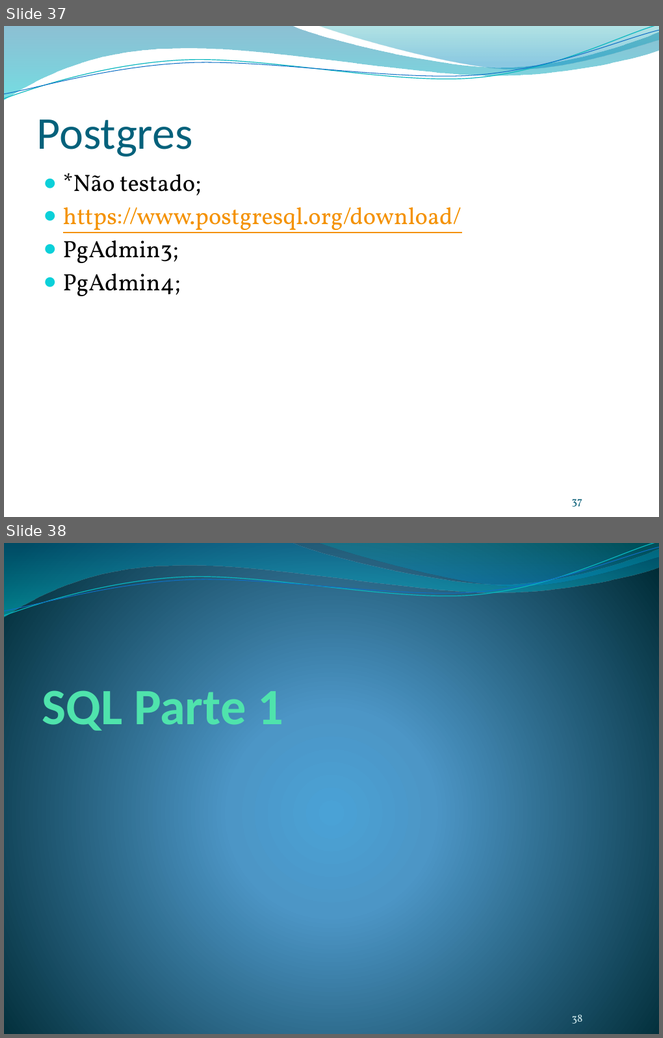
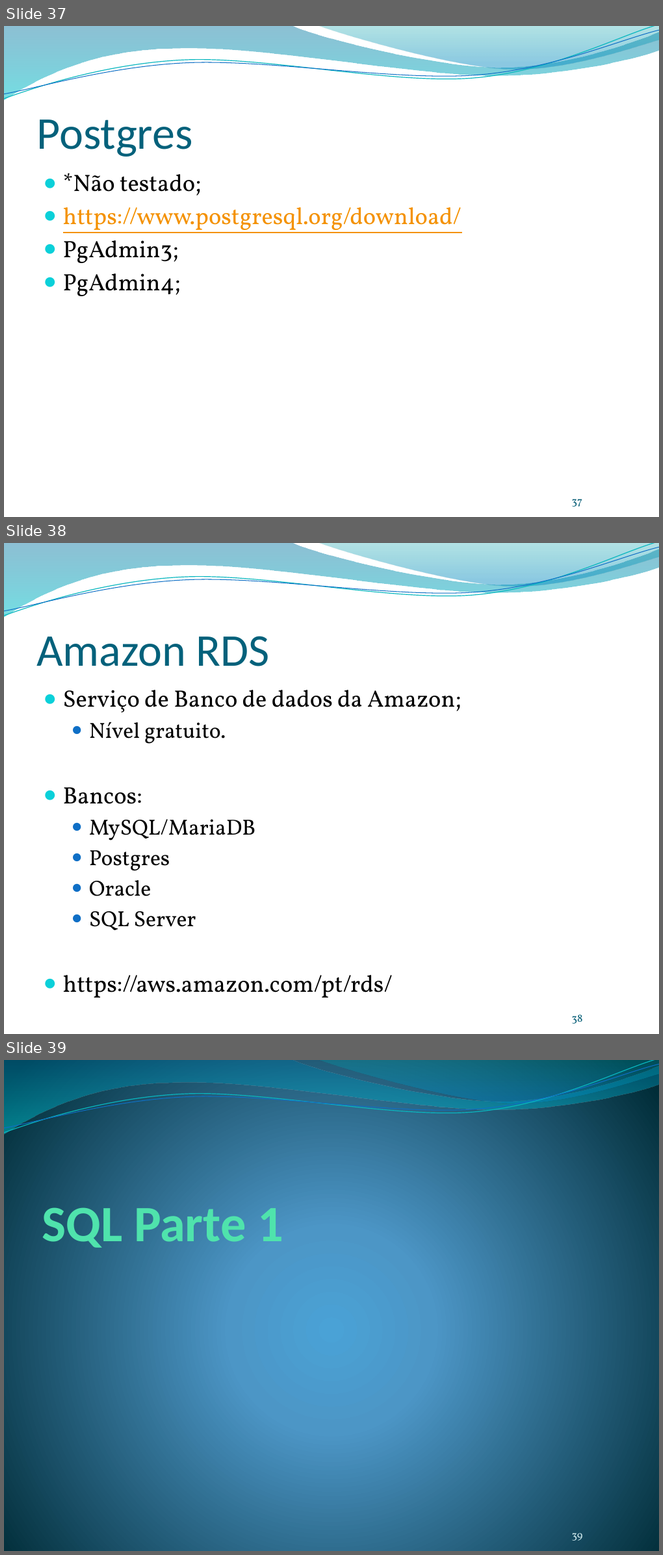
Before and after one commit to leonardopordeus/BD, a slide deck: Aula01.pptx. Shown one above the other, each under a label of ours: slides 37 and 38 before the commit, slides 37, 38 and 39 after it. The pictures are 663x1038 and 663x1555 pixels, drawn with LibreOffice and Linux fonts; fonts in the diff are those of the drawing; background and template pictures are left out. Boxes give left, top, right and bottom in pixels: in the first picture for what was removed or moved away, otherwise in the second. Text is boxed around its words. In the diff, an @@ line names an element or a change of style, - is before the commit and + after.

```diff
--- a/Aula01.pptx
+++ b/Aula01.pptx
@@ slide 38 added at <box>4,543,659,1034</box>, background picture (left out); not listed: 4 template elements that a slide beside it also shows @@
@@ title added at <box>36,636,270,667</box>, 50 pt, text #04617B @@
+Amazon RDS
@@ text added at <box>63,690,462,998</box>, 26 pt, text #000000 @@
+● Serviço de Banco de dados da Amazon;
+  ● Nível gratuito.
+● Bancos:
+  ● MySQL/MariaDB
+  ● Postgres
+  ● Oracle
+  ● SQL Server
+● https://aws.amazon.com/pt/rds/
@@ page number added at <box>572,1015,583,1024</box>, 12 pt, text #045D75 @@
+38
@@ what was slide 38 is now slide 39 @@
@@ page number at <box>572,1533,583,1541</box>: text changed @@
-38
+39
```
Also in this commit, not shown: 9 slides changed, 1 other file.
